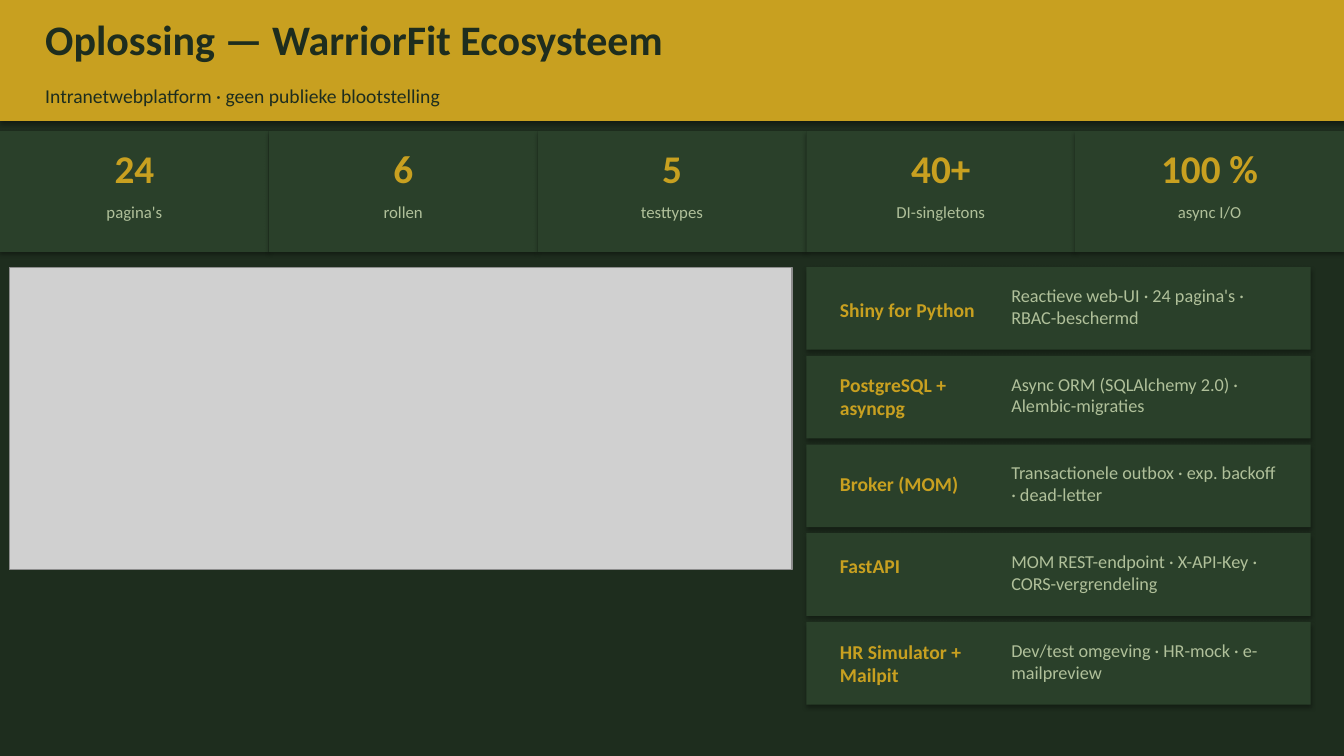
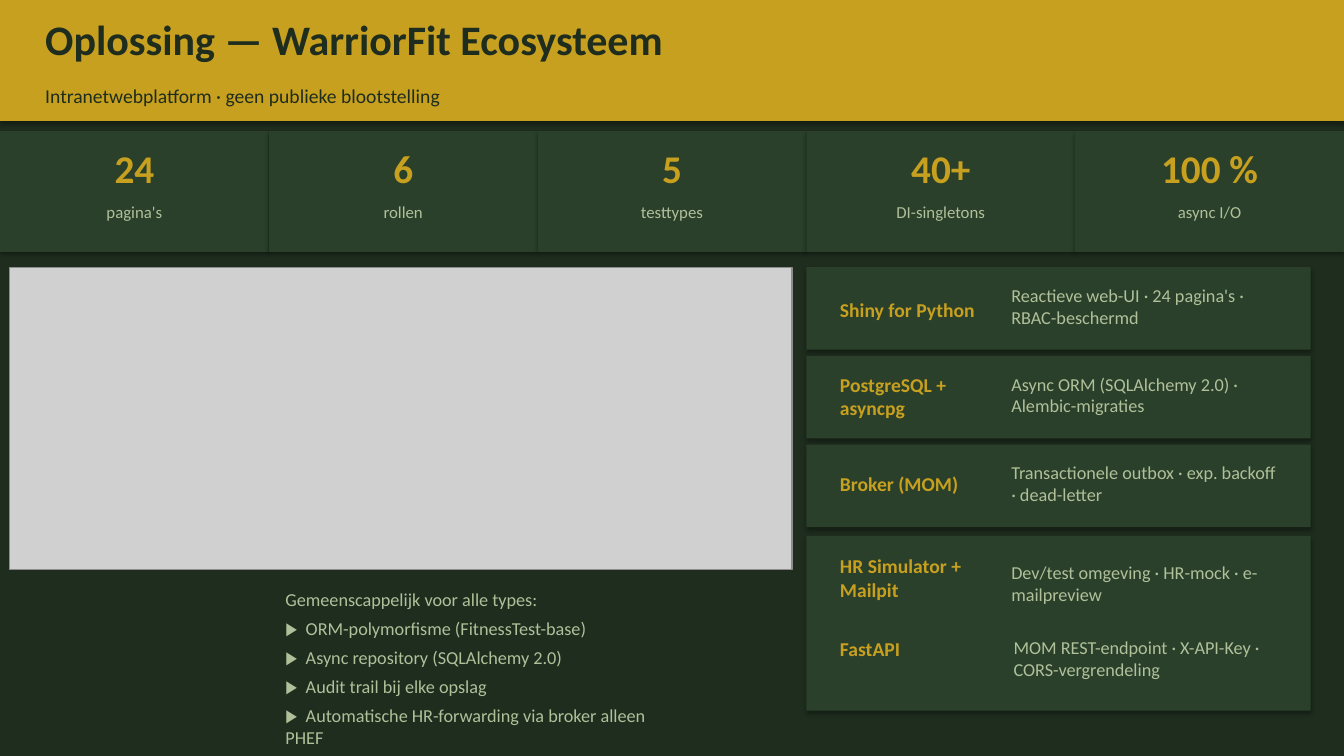
Before and after one commit to BenoitGoethals/WarriorFit, a slide deck: slide 5 of documentation/WarriorFit_Presentatie_10min_NL.pptx. Drawn at 1344x756 pixels with LibreOffice and Linux fonts; fonts in the diff are those of the drawing; grey boxes stand for pictures. Boxes give left, top, right and bottom in pixels: in the first picture for what was removed or moved away, otherwise in the second. Text is boxed around its words. In the diff, an @@ line names an element or a change of style, - is before the commit and + after.

```diff
--- a/documentation/WarriorFit_Presentatie_10min_NL.pptx
+++ b/documentation/WarriorFit_Presentatie_10min_NL.pptx
@@ rectangle: place and size @@
-rectangle at (807, 622, 1311, 705)
+rectangle at (807, 536, 1311, 711)
@@ rectangle removed at (807, 533, 1311, 616) @@
@@ text "HR Simulator + Mailpit": place and size @@
-text "HR Simulator + Mailpit" at (840, 645, 947, 685)
+text "HR Simulator + Mailpit" at (840, 559, 947, 600)
@@ text "Dev/test omgeving · HR-mock · ...": place and size @@
-text "Dev/test omgeving · HR-mock · ..." at (1011, 644, 1258, 682)
+text "Dev/test omgeving · HR-mock · ..." at (1011, 566, 1258, 604)
@@ text added at (285, 593, 646, 744), 13 pt, text #B0C09A @@
+Gemeenscappelijk voor alle types:
+▶ ORM-polymorfisme (FitnessTest-base)
+▶ Async repository (SQLAlchemy 2.0)
+▶ Audit trail bij elke opslag
+▶ Automatische HR-forwarding via broker alleen PHEF
@@ text "FastAPI": place and size @@
-text "FastAPI" at (840, 560, 900, 573)
+text "FastAPI" at (840, 643, 900, 656)
@@ text "MOM REST-endpoint · X-API-Key · ...": place and size @@
-text "MOM REST-endpoint · X-API-Key · ..." at (1011, 555, 1249, 593)
+text "MOM REST-endpoint · X-API-Key · ..." at (1014, 641, 1251, 679)
```
Also in this commit, not shown: 2 other slides changed.
